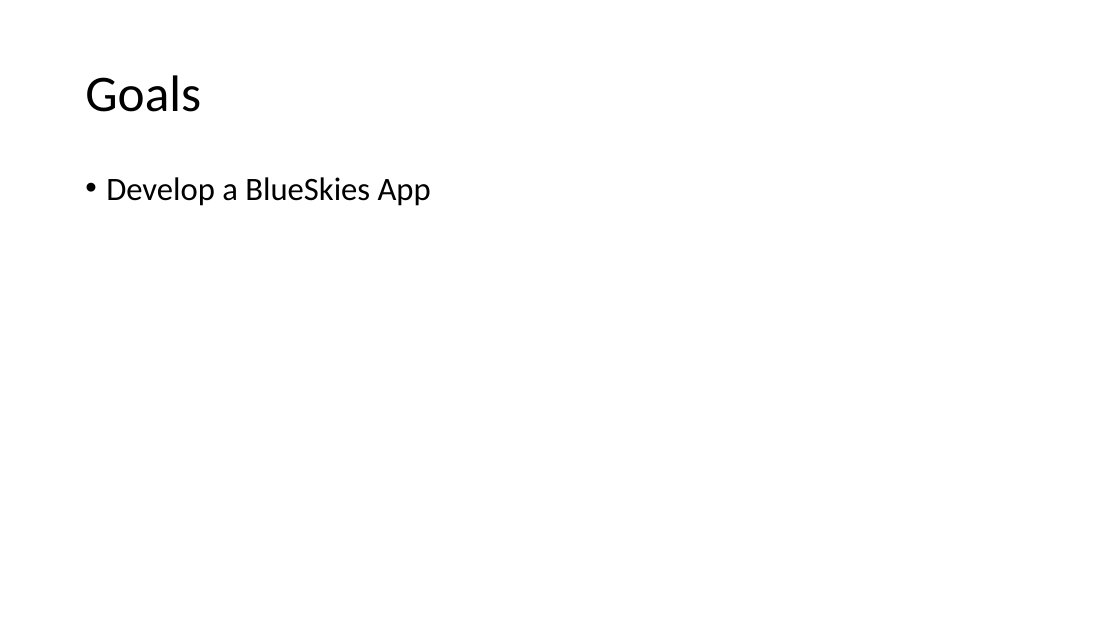
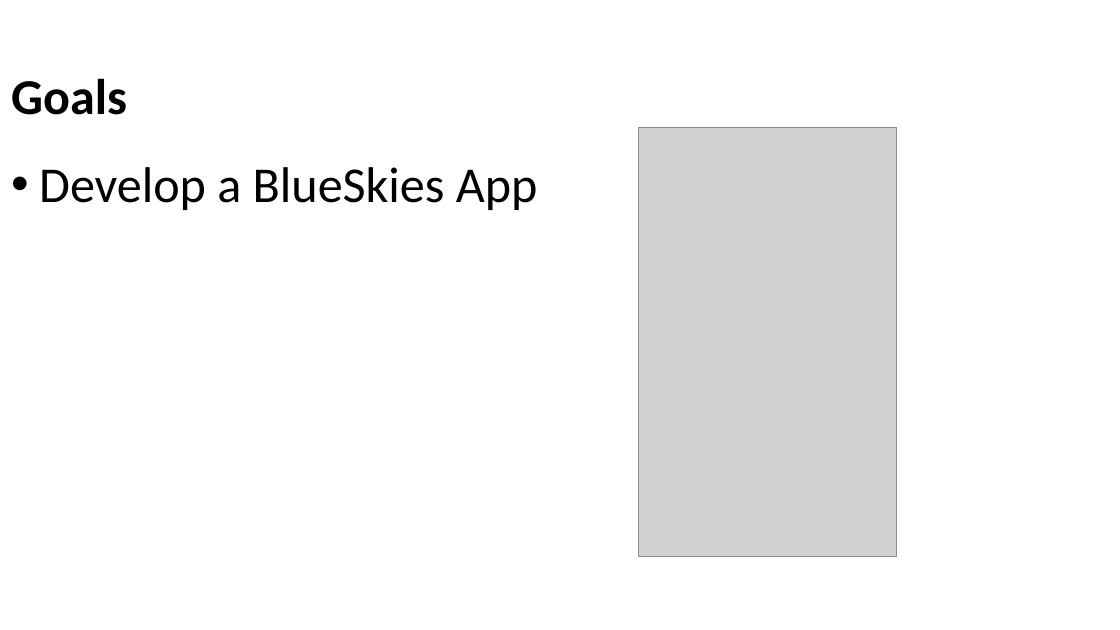
Before and after one commit to Batch-xx/Android-Lunch-Learn, a slide deck: slide 2 of slides/Android Studio_Activities_Fragments.pptx. Drawn at 1120x630 pixels with LibreOffice and Linux fonts; fonts in the diff are those of the drawing; grey boxes stand for pictures; background and template pictures are left out. Boxes give left, top, right and bottom in pixels: in the first picture for what was removed or moved away, otherwise in the second. Text is boxed around its words. In the diff, an @@ line names an element or a change of style, - is before the commit and + after.

```diff
--- a/slides/Android Studio_Activities_Fragments.pptx
+++ b/slides/Android Studio_Activities_Fragments.pptx
@@ title "Goals": place and size @@
-title "Goals" at box(85, 75, 201, 112)
+title "Goals" at box(11, 78, 127, 115)
@@ title "Goals" at box(11, 78, 127, 115): size 44 to 43 pt, bold on; line spacing 0.9 to 1 @@
@@ text "Develop a BlueSkies App": place and size @@
-text "Develop a BlueSkies App" at box(106, 177, 431, 206)
+text "Develop a BlueSkies App" at box(39, 167, 538, 210)
@@ text "Develop a BlueSkies App" at box(39, 167, 538, 210): size 28 to 43 pt; indent changed; line spacing 0.9 to 1; less space between paragraphs @@
@@ picture added at box(639, 128, 897, 557) @@
```
Also in this commit, not shown: 11 other slides changed, 10 slides added, 1 slide removed, 2 other files.
